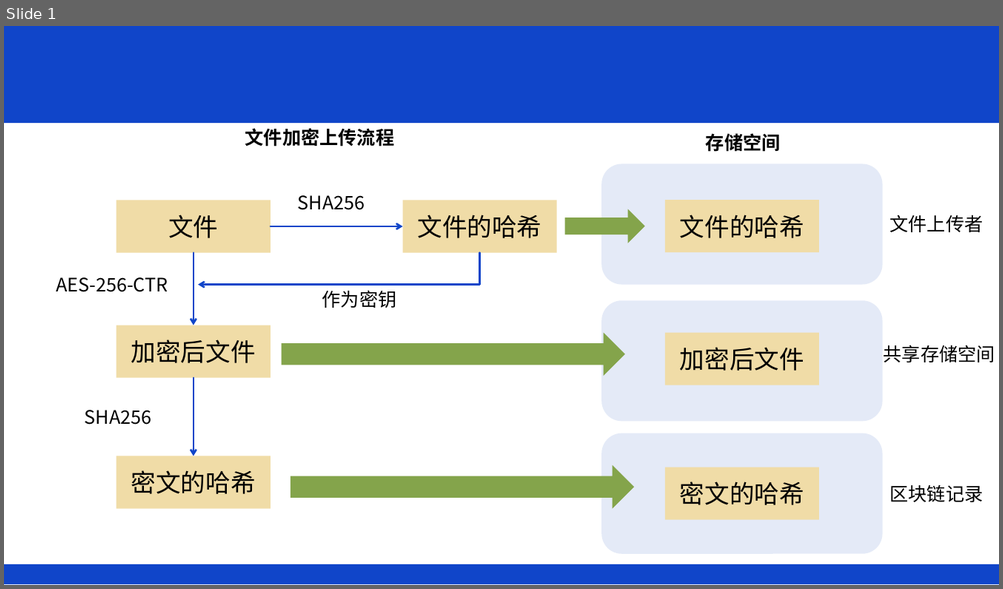
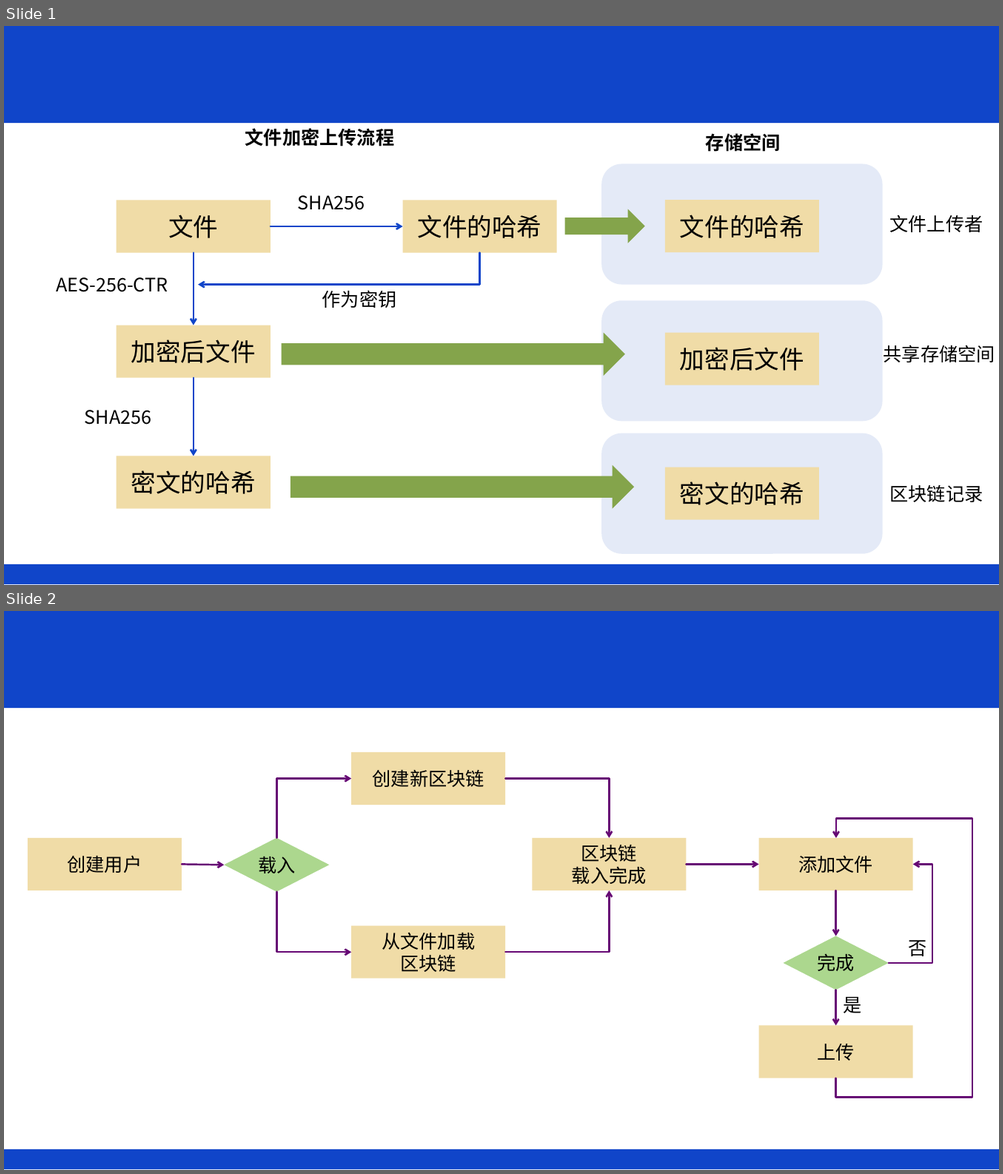
Before and after one commit to ykykzq/SimpleBlockChain, a slide deck: docs/图片.pptx. Shown one above the other, each under a label of ours: slide 1 before the commit, slides 1 and 2 after it. The pictures are 1003x589 and 1003x1174 pixels, drawn with LibreOffice and Linux fonts; fonts in the diff are those of the drawing; background and template pictures are left out. Boxes give left, top, right and bottom in pixels: in the first picture for what was removed or moved away, otherwise in the second. Text is boxed around its words. In the diff, an @@ line names an element or a change of style, - is before the commit and + after.

Commit message:
add:添加前端流程图

```diff
--- a/docs/图片.pptx
+++ b/docs/图片.pptx
@@ slide 2 added at (4,611,999,1170), background #FFFFFF; not listed: 2 template elements that a slide beside it also shows @@
@@ rectangle added at (351,752,505,805), fill #F0DCA7, 18 pt, text #000000 @@
+创建新区块链
@@ elbow arrow added from (276, 838) to (351, 779), #660874 1.75 pt @@
@@ elbow arrow added from (506, 779) to (609, 838), #660874 1.75 pt @@
@@ elbow arrow added from (836, 1079) to (836, 839), #660874 1.75 pt @@
@@ rectangle added at (28,838,182,891), fill #F0DCA7, 18 pt, text #000000 @@
+创建用户
@@ diamond added at (224,838,330,891), fill #ACD78E, 18 pt, text #000000 @@
+载入
@@ rectangle added at (532,838,686,891), fill #F0DCA7, 18 pt, text #000000 @@
+区块链
+载入完成
@@ rectangle added at (759,838,913,891), fill #F0DCA7, 18 pt, text #000000 @@
+添加文件
@@ arrow added from (182, 865) to (224, 866), #660874 1.75 pt @@
@@ arrow added from (686, 865) to (759, 865), #660874 1.75 pt @@
@@ elbow arrow added from (888, 963) to (913, 865), #660874 1.75 pt @@
@@ elbow arrow added from (276, 892) to (351, 953), #660874 1.75 pt @@
@@ elbow arrow added from (506, 953) to (609, 891), #660874 1.75 pt @@
@@ arrow added from (836, 891) to (836, 937), #660874 1.75 pt @@
@@ rectangle added at (351,925,505,979), fill #F0DCA7, 18 pt, text #000000 @@
+从文件加载
+区块链
@@ diamond added at (783,937,888,990), fill #ACD78E, 18 pt, text #000000 @@
+完成
@@ text added at (908,940,927,957), 18 pt, text #000000 @@
+否
@@ arrow added from (836, 990) to (836, 1026), #660874 1.75 pt @@
@@ text added at (843,997,862,1014), 18 pt, text #000000 @@
+是
@@ rectangle added at (759,1026,913,1079), fill #F0DCA7, 18 pt, text #000000 @@
+上传
```
Also in this commit, not shown: 4 other files.
